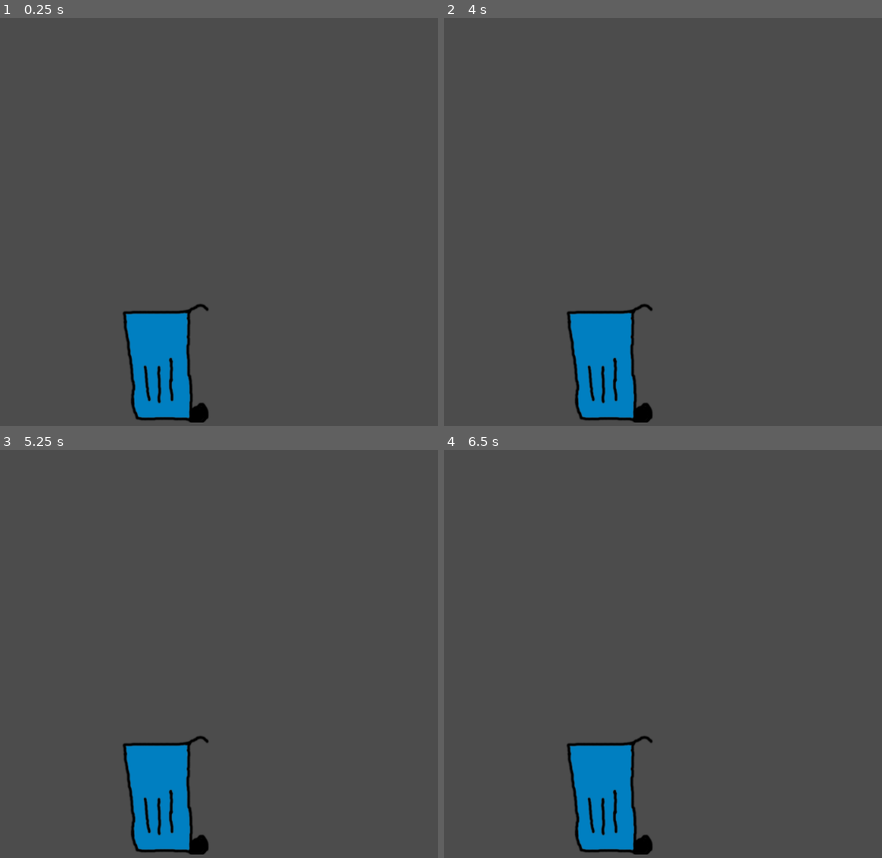
Above: before the commit, frames 1-4 (two rows, left to right).
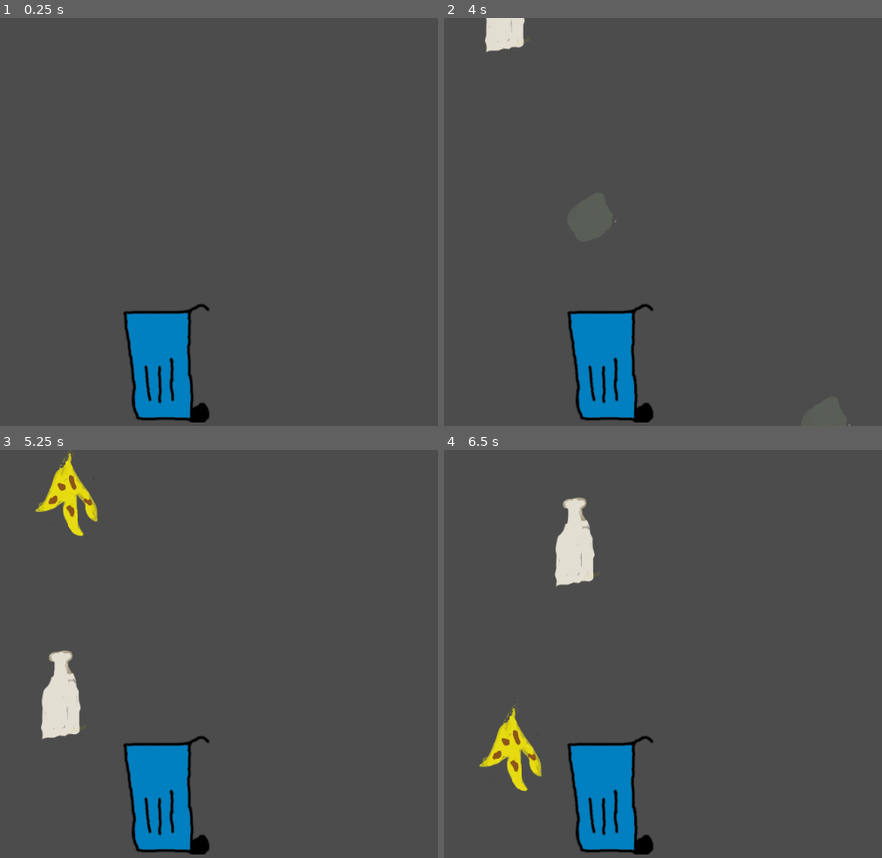
Above: after the commit, the same moments.

Repository: SambaGodschynski/garbage-game
Game: Godot game, scene res://Main.tscn
Same seed, same stepped clock (60 frames per second), same inputs: the game is played once before the commit and once after it.
Inputs:
- Up to frame 1 (0.25 s): no input
- Up to frame 2 (4 s): tap Enter at 0.5 s
- Up to frame 3 (5.25 s): no input
- Up to frame 4 (6.5 s): no input

The runs differ from the first frame. In frame 1, 0.6% of the frame differs, in the area x 28-48%, y 70-100%; in frame 2, 1.2%; in frame 3, 3.1%; in frame 4, 3.1%, in the area x 7-48%, y 11-100%.

Commit message:
garb movement impl

Diff:
--- /dev/null
+++ b/game/Main.gd
@@ -0,0 +1,38 @@
+extends Node2D
+
+var banana = "res://garb_banana.tscn"
+var bottle = "res://garb_bottle.tscn"
+var paper = "res://garb_paper.tscn"
+var drop_speed_secs = 1
+var t = 0
+var last_drop_t = 0
+var passed_t = 0
+var max_width = 954
+
+func add_garbage(name):
+	var garb = load(name).instance()
+	garb.position.x = randf() * max_width
+	garb.position.y = -10
+	garb.scale.x = 0.4
+	garb.scale.y = 0.4
+	add_child(garb)
+
+func _ready():
+	pass
+
+func next_garbage():
+	var random_number = randi() % 3
+	if random_number == 0:
+		return banana
+	if random_number == 2:
+		return paper
+	if random_number == 1:
+		return bottle
+func _process(delta):
+	t = t + delta
+	#print(t)
+	passed_t = t - last_drop_t
+	if passed_t > drop_speed_secs:
+		var garbage = next_garbage()
+		add_garbage(garbage)
+		last_drop_t = t
--- a/game/Main.tscn
+++ b/game/Main.tscn
@@ -1,9 +1,11 @@
-[gd_scene load_steps=3 format=2]
+[gd_scene load_steps=4 format=2]
 
 [ext_resource path="res://trash_can.png" type="Texture" id=1]
+[ext_resource path="res://Main.gd" type="Script" id=2]
 
 [sub_resource type="GDScript" id=1]
-script/source = "extends Sprite
+script/source = "# TRASH CAN
+extends Sprite
 
 var speed = 10
 var left_border = 51
@@ -17,13 +19,16 @@
 func _process(delta):
 	if Input.is_action_pressed(\"move_right\") and self.position.x <= right_border:
 		self.position.x =  self.position.x + speed
+		print(self.position.x)
 	if Input.is_action_pressed(\"move_left\") and self.position.x >= left_border:
 		self.position.x = self.position.x - speed
-	print(self.position.x)
+		print(self.position.x)
 
 "
 
-[node name="Node2D" type="Node2D"]
+[node name="game" type="Node2D"]
+position = Vector2( 1, 0 )
+script = ExtResource( 2 )
 
 [node name="Player" type="Node2D" parent="."]
 position = Vector2( 0, 500 )
@@ -31,5 +36,6 @@
 [node name="trash_can" type="Sprite" parent="Player"]
 position = Vector2( 1.41418, 0 )
 scale = Vector2( 0.05, 0.05 )
+z_index = 2
 texture = ExtResource( 1 )
 script = SubResource( 1 )
--- /dev/null
+++ b/game/garb_banana.tscn
@@ -0,0 +1,11 @@
+[gd_scene load_steps=3 format=2]
+
+[ext_resource path="res://garb_banana.png" type="Texture" id=1]
+[ext_resource path="res://garbage.gd" type="Script" id=2]
+
+[node name="Node2D" type="Node2D"]
+script = ExtResource( 2 )
+
+[node name="garb_banana" type="Sprite" parent="."]
+position = Vector2( -1.50143, -5.71191 )
+texture = ExtResource( 1 )
--- /dev/null
+++ b/game/garb_bottle.tscn
@@ -0,0 +1,11 @@
+[gd_scene load_steps=3 format=2]
+
+[ext_resource path="res://garb_bottle.png" type="Texture" id=1]
+[ext_resource path="res://garbage.gd" type="Script" id=2]
+
+[node name="Node2D" type="Node2D"]
+script = ExtResource( 2 )
+
+[node name="garb_bottle" type="Sprite" parent="."]
+position = Vector2( -3.7489, -13.9526 )
+texture = ExtResource( 1 )
--- /dev/null
+++ b/game/garb_paper.tscn
@@ -0,0 +1,11 @@
+[gd_scene load_steps=3 format=2]
+
+[ext_resource path="res://garb_paper.png" type="Texture" id=1]
+[ext_resource path="res://garbage.gd" type="Script" id=2]
+
+[node name="Node2D" type="Node2D"]
+script = ExtResource( 2 )
+
+[node name="garb_paper" type="Sprite" parent="."]
+position = Vector2( -1.63654, 0.346222 )
+texture = ExtResource( 1 )
--- /dev/null
+++ b/game/garbage.gd
@@ -0,0 +1,13 @@
+# GARBAGE
+extends Node2D
+
+var speed = 5
+
+# Called when the node enters the scene tree for the first time.
+func _ready():
+	pass # Replace with function body.
+
+func _process(delta):
+	self.position.y =  self.position.y + speed
+	if self.position.y > 1000:
+		self.queue_free()
--- a/game/project.godot
+++ b/game/project.godot
@@ -15,9 +15,13 @@
 
 [application]
 
-config/name="Game"
+config/name="Grabage Game"
 run/main_scene="res://Main.tscn"
 config/icon="res://icon.png"
+
+[display]
+
+window/size/resizable=false
 
 [input]
 
Binary file added: game/garb_banana.png
Not shown, added: game/garb_banana.png.import
Binary file added: game/garb_bottle.png
Not shown, added: game/garb_bottle.png.import
Binary file added: game/garb_paper.png
Not shown, added: game/garb_paper.png.import
Not shown, added: garbage.png
Not shown, added: garbage.png~
